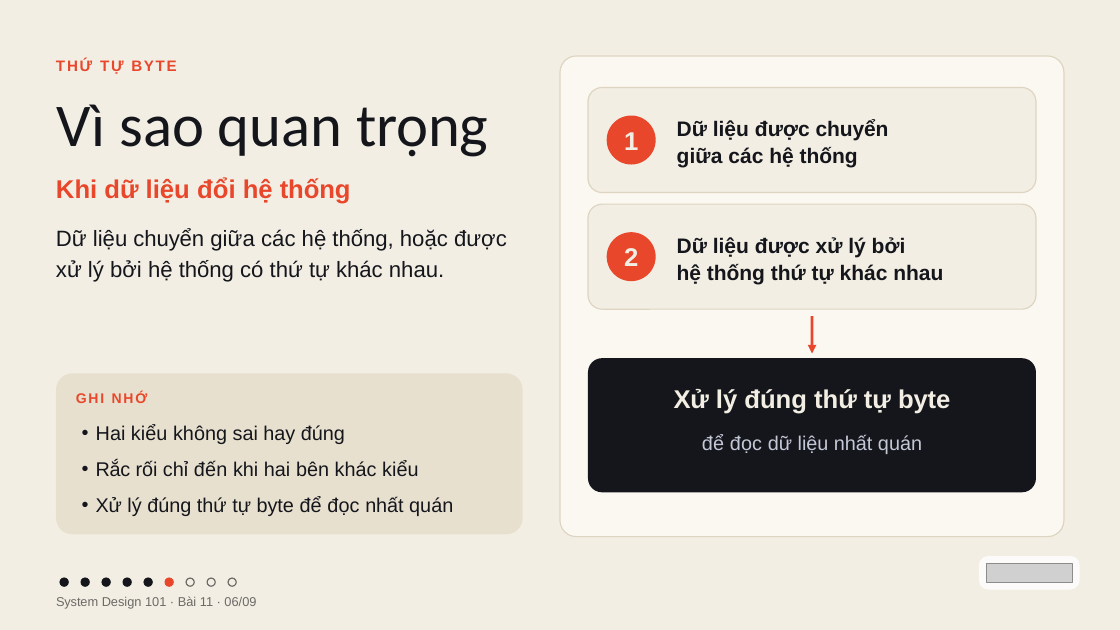
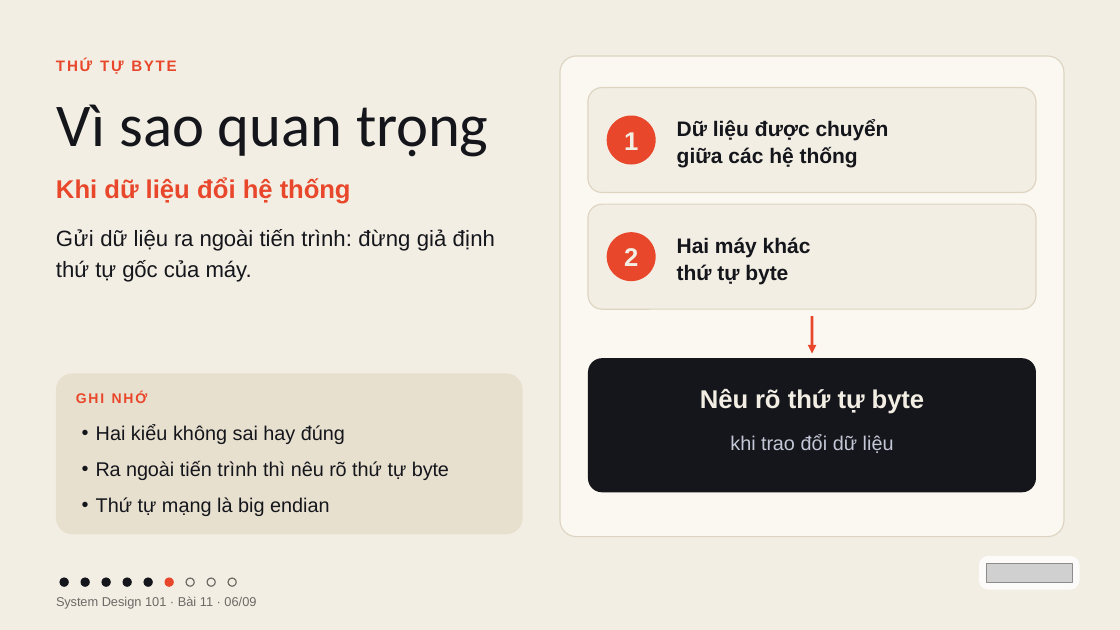
Before and after one commit to vohoailinh90/tool-marketing-studio, a slide deck: slide 6 of system-design-101/vi/lessons/sd-10-011/slides/sd-10-011.pptx. Drawn at 1120x630 pixels with LibreOffice and Linux fonts; fonts in the diff are those of the drawing; grey boxes stand for pictures. Boxes give left, top, right and bottom in pixels: in the first picture for what was removed or moved away, otherwise in the second. Text is boxed around its words. In the diff, an @@ line names an element or a change of style, - is before the commit and + after.

```diff
--- a/system-design-101/vi/lessons/sd-10-011/slides/sd-10-011.pptx
+++ b/system-design-101/vi/lessons/sd-10-011/slides/sd-10-011.pptx
@@ text at [56,229,495,282]: text changed @@
-Dữ liệu chuyển giữa các hệ thống, hoặc được xử lý bởi hệ thống có thứ tự khác nhau.
+Gửi dữ liệu ra ngoài tiến trình: đừng giả định thứ tự gốc của máy.
@@ text at [677,237,811,285]: text changed @@
-Dữ liệu được xử lý bởi
-hệ thống thứ tự khác nhau
+Hai máy khác
+thứ tự byte
@@ text at [700,389,924,414]: text changed @@
-Xử lý đúng thứ tự byte
+Nêu rõ thứ tự byte
@@ text at [730,434,894,453]: text changed @@
-để đọc dữ liệu nhất quán
+khi trao đổi dữ liệu
@@ text at [96,461,449,516]: text changed @@
-• Rắc rối chỉ đến khi hai bên khác kiểu
-• Xử lý đúng thứ tự byte để đọc nhất quán
+• Ra ngoài tiến trình thì nêu rõ thứ tự byte
+• Thứ tự mạng là big endian
```
Also in this commit, not shown: 3 other slides changed.
